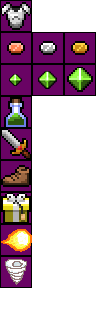
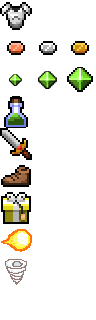
Two versions of the same layered image (w=96, h=320). Layer-by-layer changes:
hid group "square" (13 layers) over [0, 0, 96, 288]
